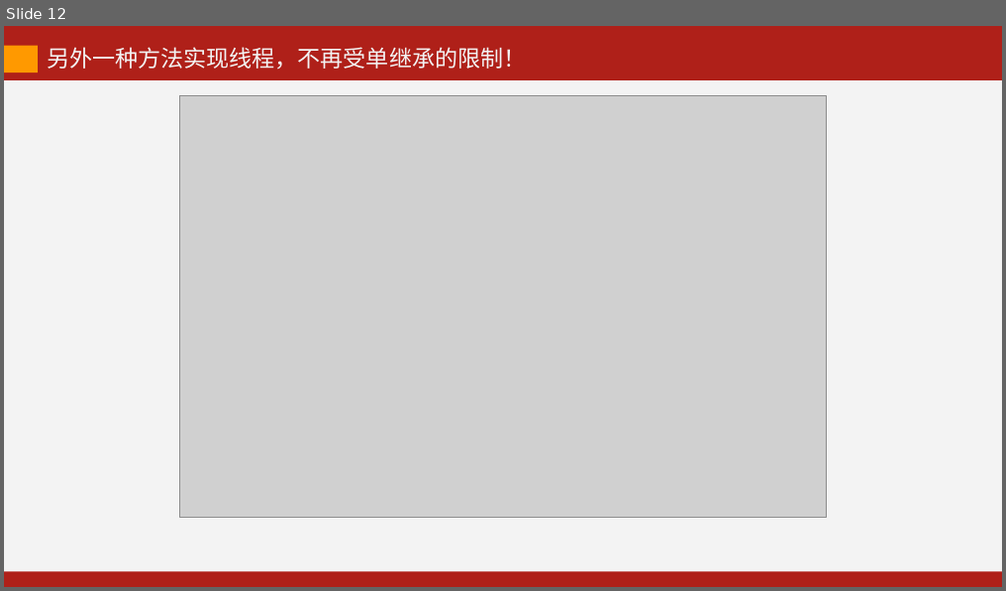
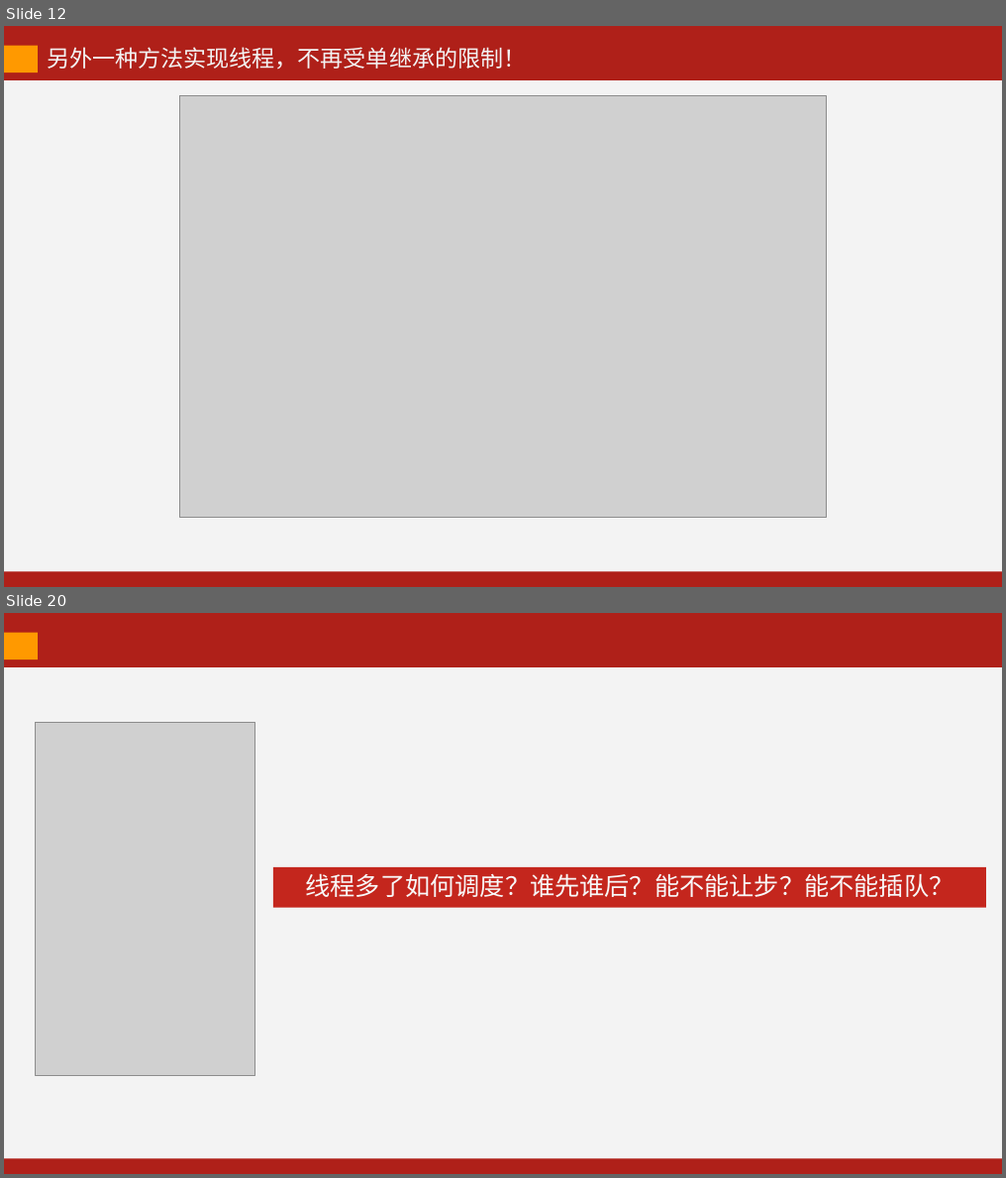
Before and after one commit to kevinjoyce/JavaCourseWare, a slide deck: PPT/每次课PPT/05 线程-1.pptx. Shown one above the other, each under a label of ours: slide 12 before the commit, slides 12 and 20 after it; the slides between them are not shown. The pictures are 1006x591 and 1006x1178 pixels, drawn with LibreOffice and Linux fonts; fonts in the diff are those of the drawing; grey boxes stand for pictures. Boxes give left, top, right and bottom in pixels: in the first picture for what was removed or moved away, otherwise in the second. Text is boxed around its words. In the diff, an @@ line names an element or a change of style, - is before the commit and + after.

```diff
--- a/PPT/每次课PPT/05 线程-1.pptx
+++ b/PPT/每次课PPT/05 线程-1.pptx
@@ slide 20 added at (4, 613, 1002, 1174), background #AF2019 @@
@@ rectangle added at (4, 633, 38, 660), fill #FF9900 @@
@@ rectangle added at (4, 667, 1002, 1158), fill #F3F3F3 @@
@@ picture added at (36, 722, 254, 1075) @@
@@ rectangle added at (273, 867, 986, 908), fill #C4261D, 24 pt, text #F8F8F8 @@
+线程多了如何调度？谁先谁后？能不能让步？能不能插队？
```
Also in this commit, not shown: 16 other slides added, 14 slides removed, 23 other files.
